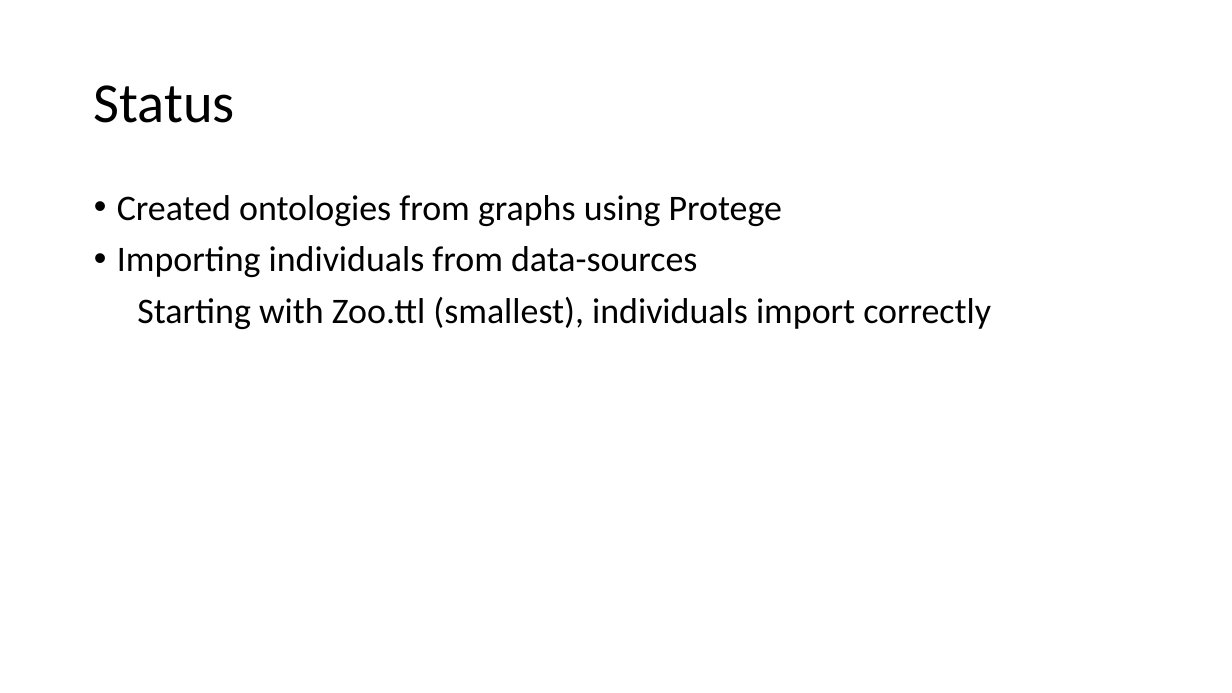
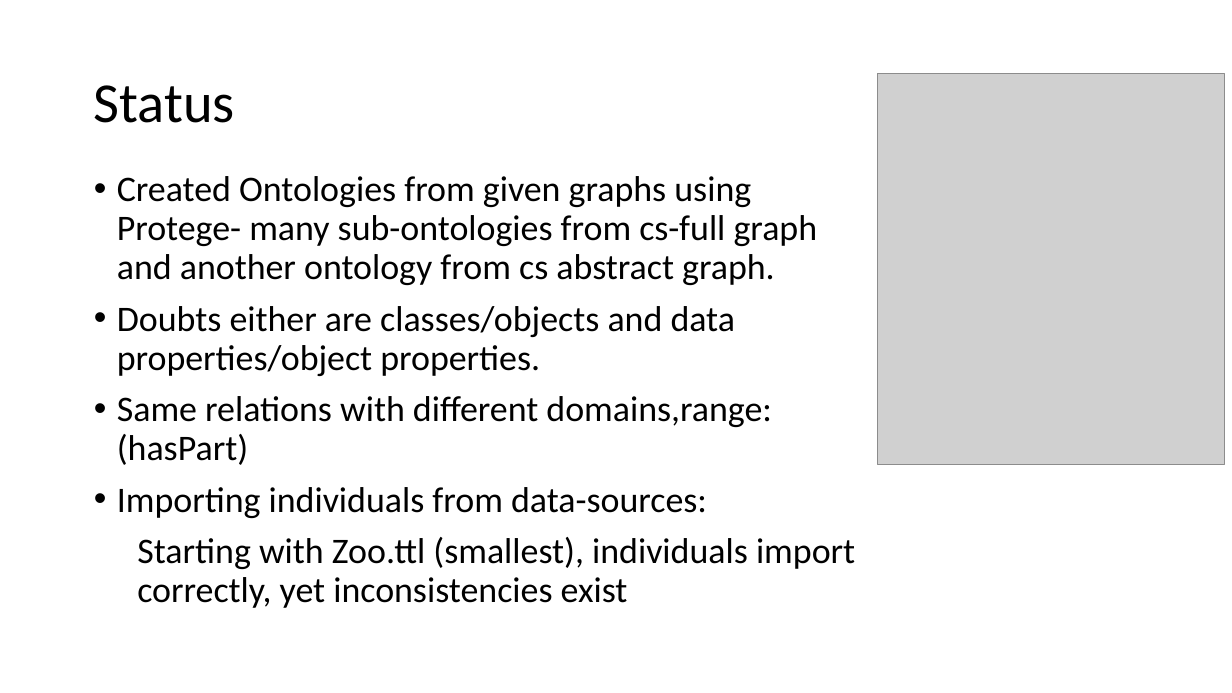
Before and after one commit to dcsouthwick/WebSemantique, a slide deck: slide 2 of tp2/Presentation.odp. Drawn at 1232x693 pixels with LibreOffice and Linux fonts; fonts in the diff are those of the drawing; grey boxes stand for pictures; background and template pictures are left out. Boxes give left, top, right and bottom in pixels: in the first picture for what was removed or moved away, otherwise in the second. Text is boxed around its words. In the diff, an @@ line names an element or a change of style, - is before the commit and + after.

Commit message:
presentation final

```diff
--- a/tp2/Presentation.odp
+++ b/tp2/Presentation.odp
@@ picture added at [878, 74, 1225, 465] @@
@@ text at [117, 176, 855, 608]: text changed @@
-• Created ontologies from graphs using Protege
-• Importing individuals from data-sources
-  ● Starting with Zoo.ttl (smallest), individuals import correctly
+• Created Ontologies from given graphs using Protege- many sub-ontologies from cs-full graph and another ontology from cs abstract graph.
+• Doubts either are classes/objects and data properties/object properties.
+• Same relations with different domains,range:(hasPart)
+• Importing individuals from data-sources:
+  ● Starting with Zoo.ttl (smallest), individuals import correctly, yet inconsistencies exist
```
Also in this commit, not shown: 1 other slide changed, 1 slide added, 1 other file.
